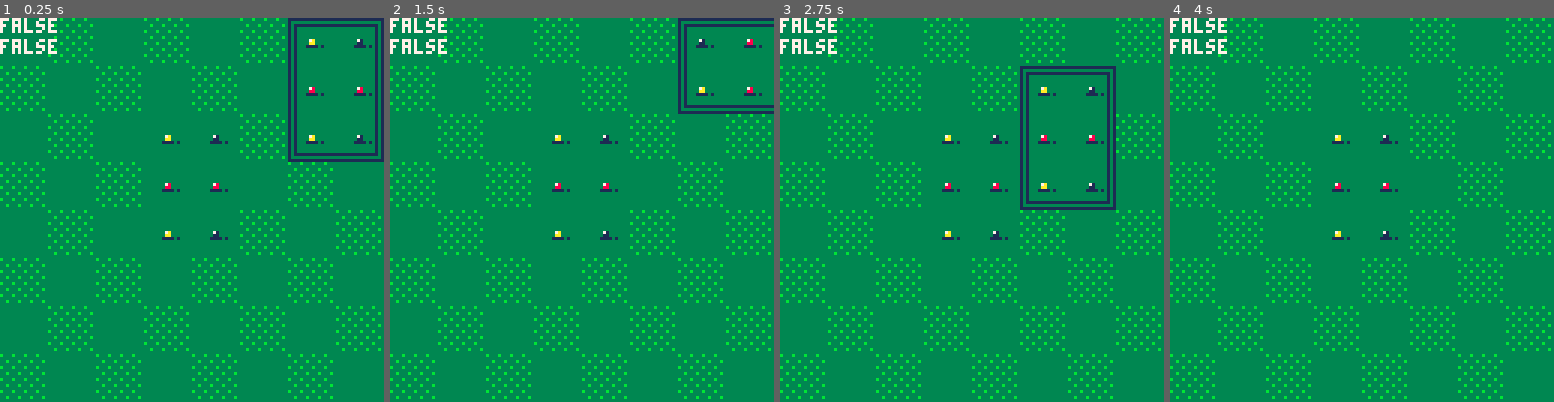
Above: before the commit, frames 1-4 (left to right).
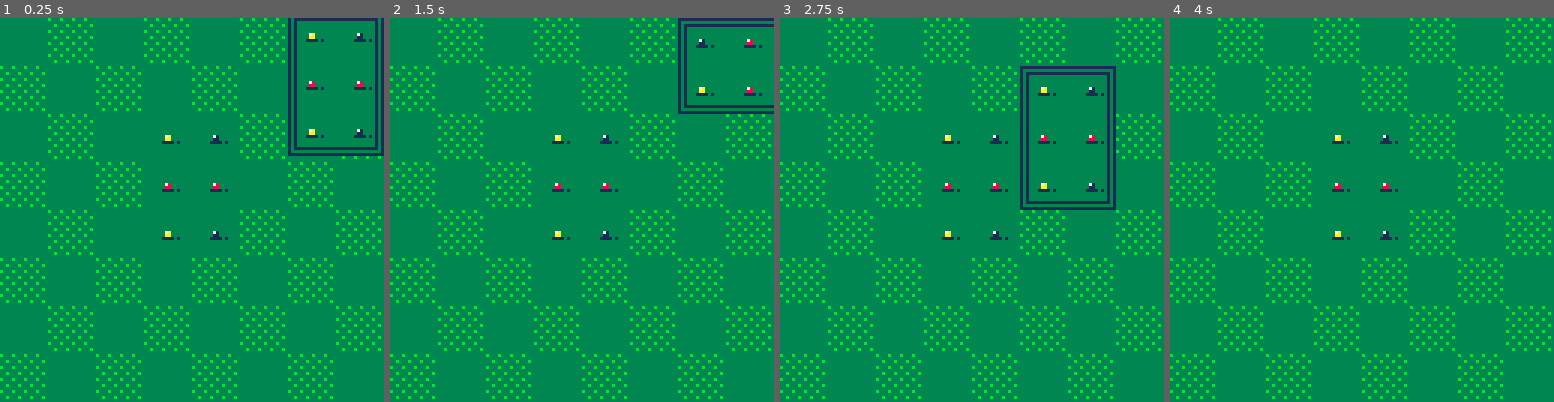
Above: after the commit, the same moments.

Repository: shen-sat/orchard
Game: PICO-8 cartridge game.p8
Two runs of this game, one before a commit and one after it. Both use one fixed random seed, a clock stepped at 60 frames per second and the inputs below.
Inputs:
- Up to frame 1 (0.25 s): no input
- Up to frame 2 (1.5 s): tap O (Z key) at 0.33, 0.7, 1.43 s; tap X (X key) at 1.07 s
- Up to frame 3 (2.75 s): hold Left 1.97-2.37 s; tap X (X key) at 2.07, 2.4, 2.73 s; tap O (Z key) at 2.22 s; hold Down from 2.42 s (still down)
- Up to frame 4 (4 s): release Down at 2.82 s; hold Right 2.87-3.53 s; tap X (X key) at 3.07, 3.4, 3.73 s; tap O (Z key) at 3.1, 3.98 s; hold Up from 3.58 s (still down)

The runs differ from the first frame. In frame 1, 1.7% of the frame differs, in the area x 0-100%, y 0-38%; in frame 2, 0.6%; in frame 3, 0.6%; in frame 4, 0.6%.

Commit message:
Add sliding on game start, refactor slide

Diff:
--- /dev/null
+++ b/card_slide_manager.lua
@@ -0,0 +1,30 @@
+card_slide_manager = {
+  is_any_fruit_growing = false,
+  selected_card_can_slide = true,
+  check_any_fruit_growing = function(self)
+    for fruit in all(planted_fruits) do
+      if fruit.is_growing then self.is_any_fruit_growing = true end
+    end
+  end,
+  check_fruits_stopped_growing = function(self)
+    result = true
+    for fruit in all(planted_fruits) do
+      if fruit.is_growing then result = false end
+    end
+
+    if result and self.is_any_fruit_growing then
+      self.is_any_fruit_growing = false
+      self.selected_card_can_slide = true
+    end
+  end,
+  is_card_animation_finished = function(self)
+    if selected_card.y0 == selected_card.deal_y0() and self.selected_card_can_slide then
+      self.selected_card_can_slide = false
+    end
+  end,
+  update = function(self)
+    self:check_any_fruit_growing()
+    self:check_fruits_stopped_growing()
+    self:is_card_animation_finished()
+  end
+}
--- a/game.p8
+++ b/game.p8
@@ -25,44 +25,8 @@
   #include deck.lua
   #include selected_card.lua
   #include lawn.lua
-
+  #include card_slide_manager.lua
   selected_card:place_starting_card()
-
-  manager = {
-    flag_a = false,
-    flag_b = false,
-    is_fruits_growing = function(self)
-      for fruit in all(planted_fruits) do
-        if fruit.is_growing then self.flag_a = true end
-      end
-    end,
-    is_fruits_stopped_growing = function(self)
-      -- if no fruits growing and flag_a is true then
-        -- set flag_b = true
-        -- set flag_a = false
-      result = true
-      for fruit in all(planted_fruits) do
-        if fruit.is_growing then result = false end
-      end
-
-      if result and self.flag_a then
-        self.flag_a = false
-        self.flag_b = true
-      end
-    end,
-    is_card_animation_finished = function(self)
-      -- if card has reached final position and flag_b is true then
-      -- set flag_b = false
-      if selected_card.y0 == selected_card.deal_y0() and self.flag_b then
-        self.flag_b = false
-      end
-    end,
-    update = function(self)
-      self:is_fruits_growing()
-      self:is_fruits_stopped_growing()
-      self:is_card_animation_finished()
-    end
-  }
 end
 
 function game_update()
@@ -73,7 +37,7 @@
   for fruit in all(planted_fruits) do
     fruit:update()
   end
-  manager:update()
+  card_slide_manager:update()
 end
 
 function game_draw()
@@ -85,9 +49,8 @@
     fruit:draw()
   end
   selected_card:draw()
-  print(manager.flag_a,cam.x0,cam.y0,7)
-  print(manager.flag_b,cam.x0,cam.y0 + 7,7)
-  -- print('score:'..score,cam.x0 + 1,cam.y0 + 7,7)
+  -- print(manager.is_any_fruit_growing,cam.x0,cam.y0,7)
+  -- print(manager.selected_card_can_slide,cam.x0,cam.y0 + 7,7)
 end
 
 function game_over()
--- a/selected_card.lua
+++ b/selected_card.lua
@@ -11,7 +11,6 @@
   end,
   deal_y0 = function(self)
     return cam.y0
-    -- return self.slide_start_y0()
   end,
   slide_start_y0 = function()
     return cam.y0 - (tile_size * 3)
@@ -66,22 +65,30 @@
     return (self.compass:facing() == 'n' or self.compass:facing() == 's')
   end,
   update = function(self)
-    self:plant_fruits()
-    self:move()
-    if manager.flag_b then
-      if self.slide_counter < 6 then
-        self.y0 += 8
-        self.slide_counter += 1
-      elseif self.slide_counter < 7 then
-        self.y0 += 4
-        self.slide_counter += 1
-      else
-        self.y0 += 1
-      end
-    else
-      if self.slide_counter > 1 then self.slide_counter = 1 end
+    if card_slide_manager.is_any_fruit_growing then return end
+
+    if card_slide_manager.selected_card_can_slide then
+      self:slide()
+    else
+      self:plant_fruits()
+      self:move()
+      self:reset_slide_counter()
     end
     self:update_fruits()
+  end,
+  slide = function(self)
+    if self.slide_counter < 6 then
+      self.y0 += 8
+      self.slide_counter += 1
+    elseif self.slide_counter < 7 then
+      self.y0 += 4
+      self.slide_counter += 1
+    else
+      self.y0 += 1
+    end
+  end,
+  reset_slide_counter = function(self)
+    if self.slide_counter > 1 then self.slide_counter = 1 end
   end,
   plant_fruits = function(self)
     if btnp(5) and self:is_placable() then
@@ -122,7 +129,7 @@
     del(deck.cards,deck.cards[1])
     self.compass.index = 1
     self.x0 = self:deal_x0()
-    self.y0 = self:deal_y0()
+    self.y0 = self:slide_start_y0()
   end,
   move = function(self)
     if btnp(4) then
